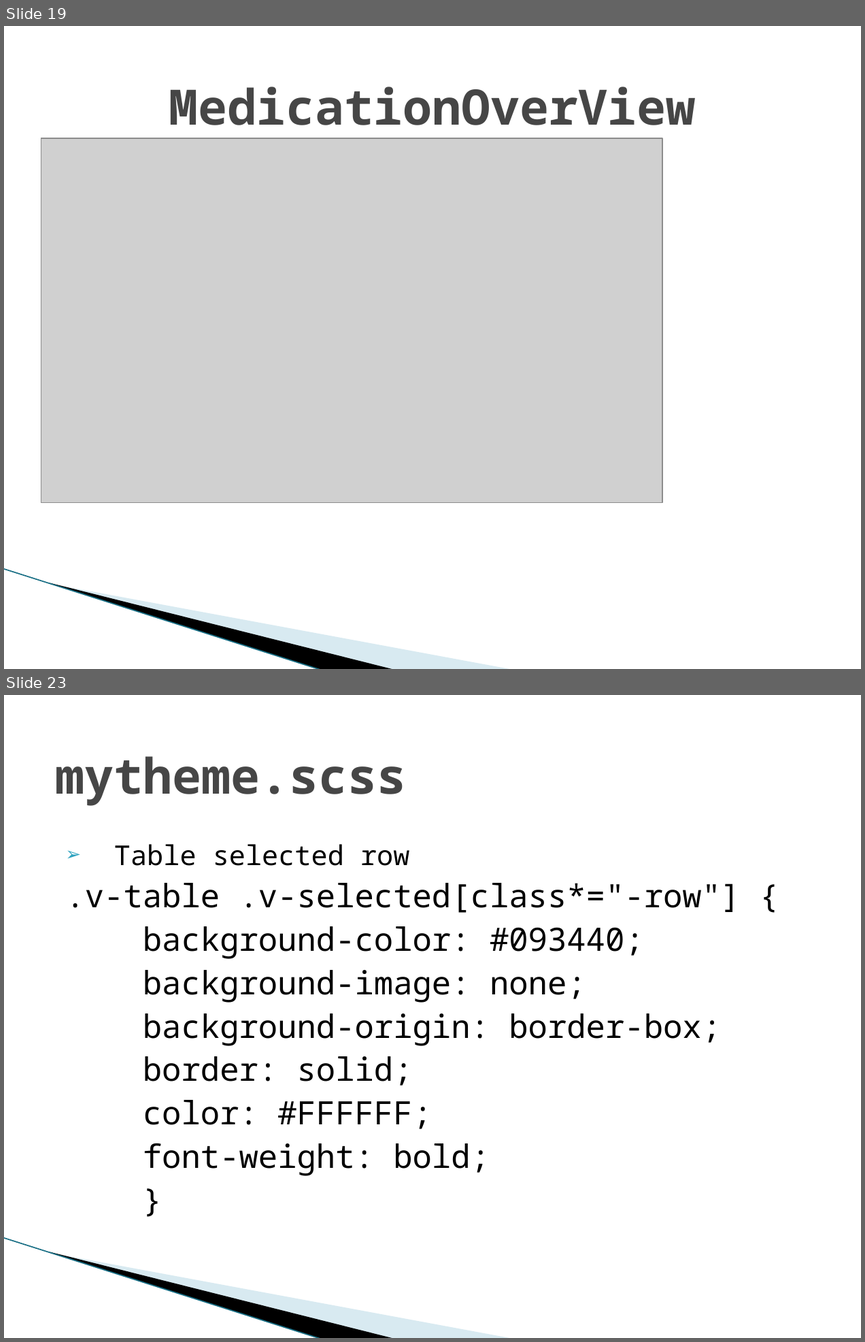
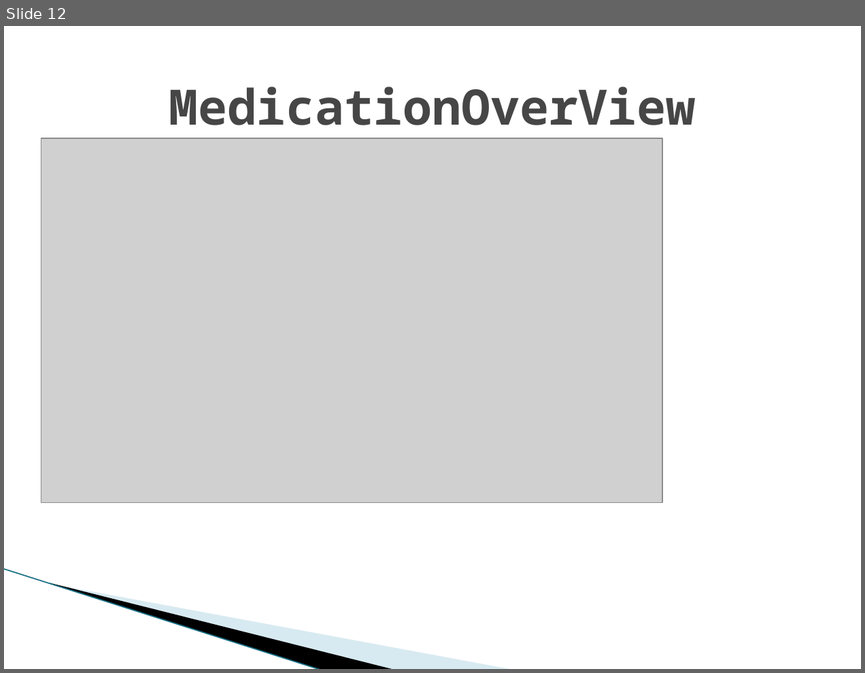
Before and after one commit to MarwinPhilips/ch.bfh.btx8081.w2015.schwarz, a slide deck: Documents/Task 14/Task 14.pptx. Shown one above the other, each under a label of ours: slides 19 and 23 before the commit, slide 12 after it; the slides between them are not shown. The pictures are 865x1342 and 865x673 pixels, drawn with LibreOffice and Linux fonts; fonts in the diff are those of the drawing; grey boxes stand for pictures; background and template pictures are left out. Boxes give left, top, right and bottom in pixels: in the first picture for what was removed or moved away, otherwise in the second. Text is boxed around its words. In the diff, an @@ line names an element or a change of style, - is before the commit and + after.

```diff
--- a/Documents/Task 14/Task 14.pptx
+++ b/Documents/Task 14/Task 14.pptx
@@ slide 23 removed at box(4, 695, 861, 1338), background #FFFFFF; not listed: 3 template elements that a slide beside it also shows @@
@@ title removed at box(55, 756, 406, 806) @@
-mytheme.scss
@@ text removed at box(66, 844, 740, 1176) @@
-  ➢ Table selected row
-.v-table .v-selected[class*="-row"] {
-background-color: #093440;
-background-image: none;
-background-origin: border-box;
-border: solid;
-color: #FFFFFF;
-font-weight: bold;
-}
@@ what was slide 19 is now slide 12 @@
```
Also in this commit, not shown: 6 slides changed, 3 slides added, 8 other slides removed, 1 other file.
